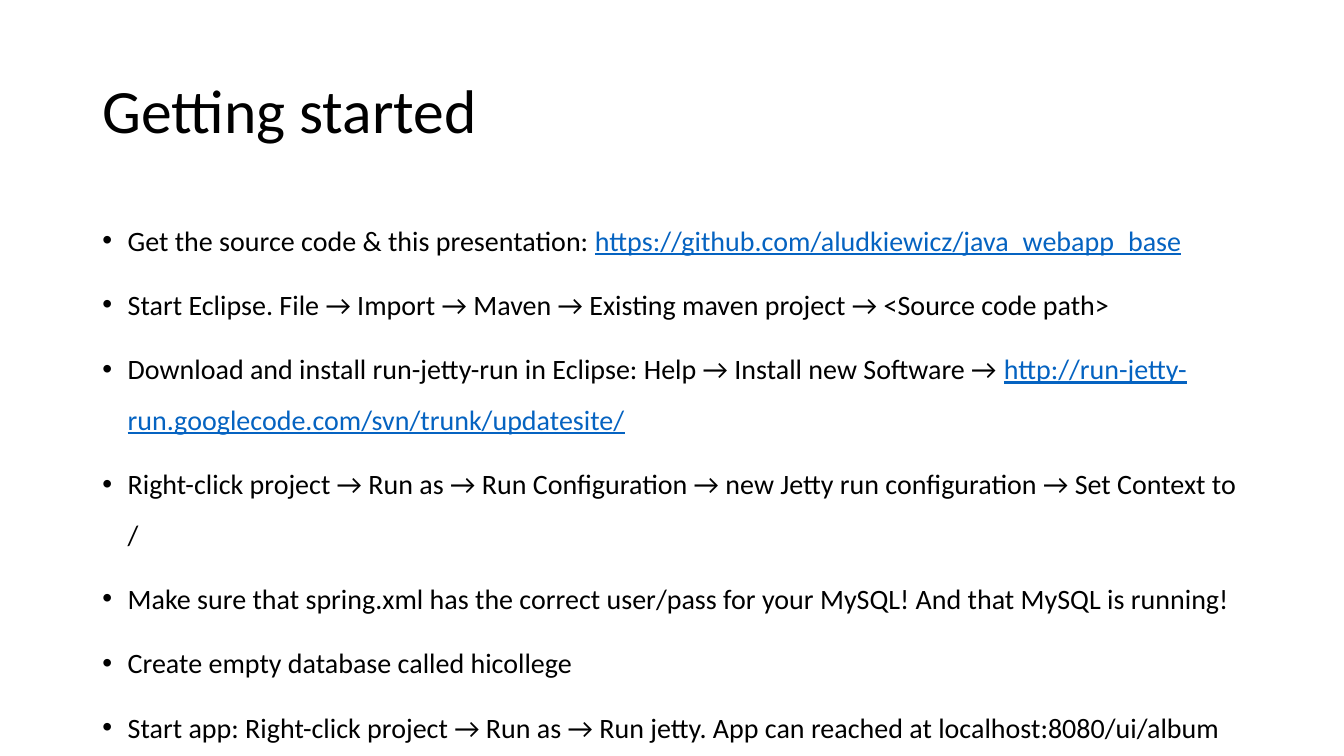
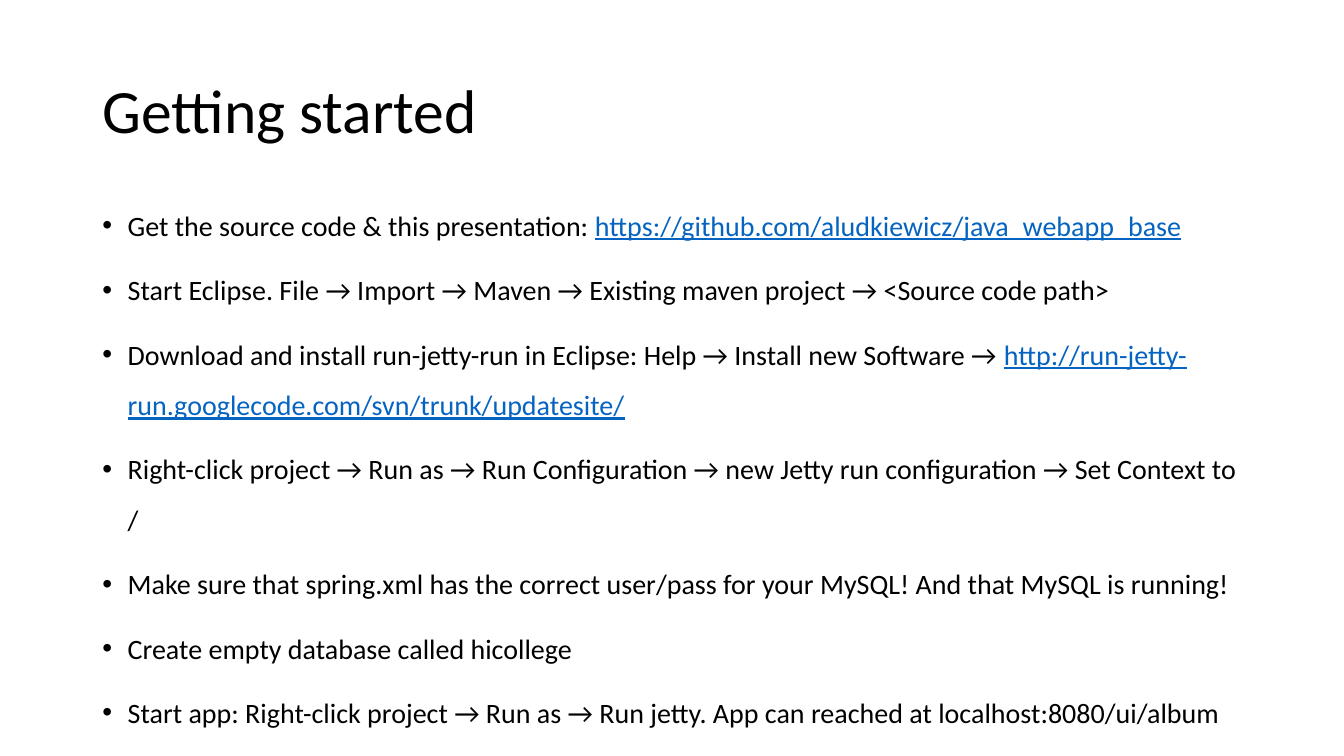
Before and after one commit to aludkiewicz/java_webapp, a slide deck: slide 27 of Webapp_java.pptx. Drawn at 1344x756 pixels with LibreOffice and Linux fonts; fonts in the diff are those of the drawing. Boxes give left, top, right and bottom in pixels: in the first picture for what was removed or moved away, otherwise in the second. Text is boxed around its words. In the diff, an @@ line names an element or a change of style, - is before the commit and + after.

```diff
--- a/Webapp_java.pptx
+++ b/Webapp_java.pptx
@@ text "Get the source code & ...": place and size @@
-text "Get the source code & ..." at bbox=[128, 231, 1236, 743]
+text "Get the source code & ..." at bbox=[128, 216, 1236, 728]
```
Also in this commit, not shown: 1 other slide changed, 2 other files.
